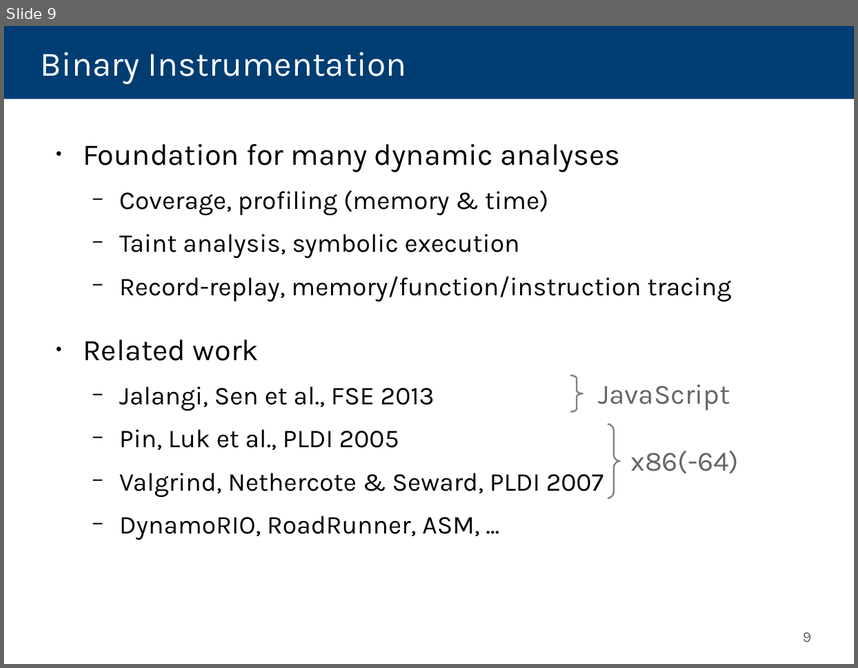
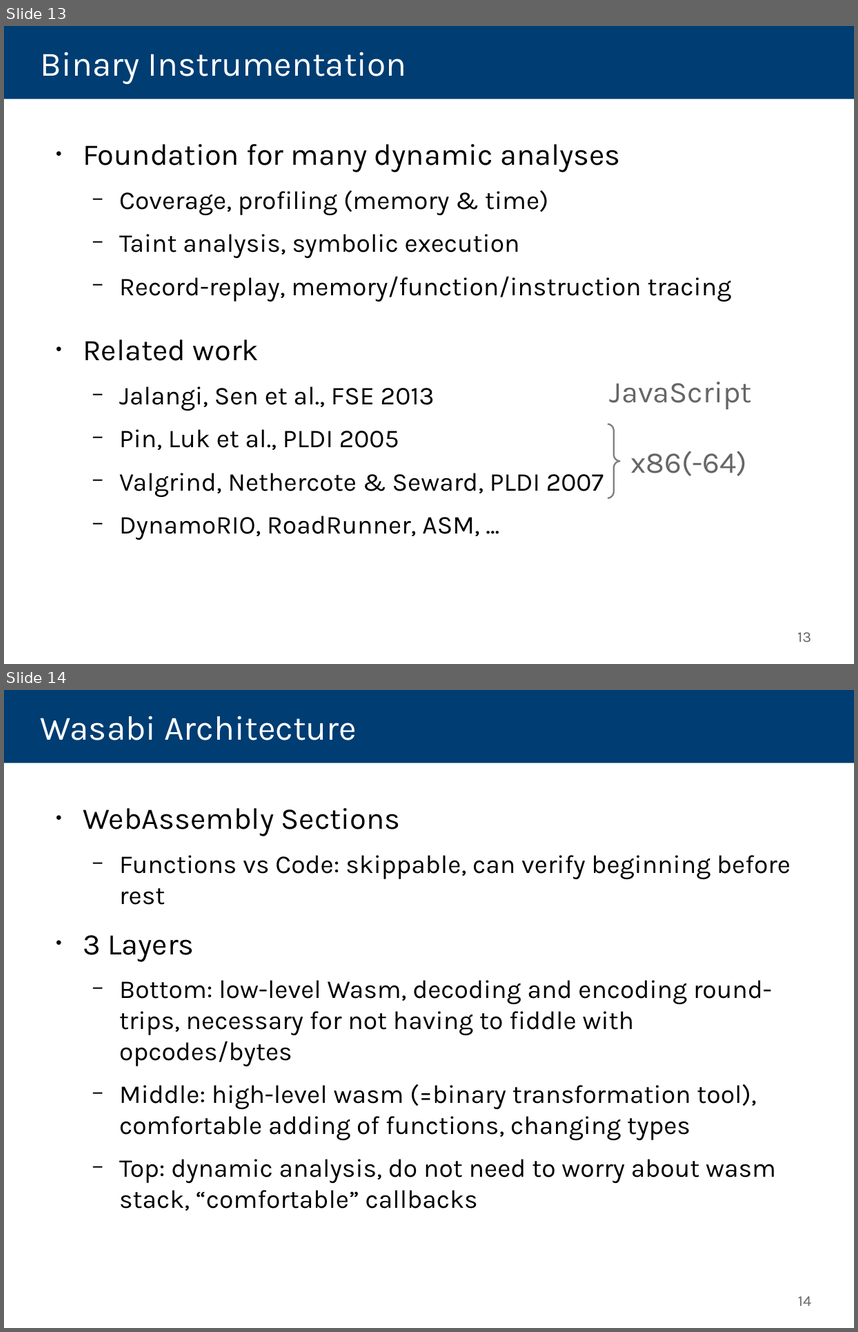
Before and after one commit to danleh/wasabi, a slide deck: 2018-04-11 Presentation/own-work.odp. Shown one above the other, each under a label of ours: slide 9 before the commit, slides 13 and 14 after it. The pictures are 858x668 and 858x1332 pixels, drawn with LibreOffice and Linux fonts; fonts in the diff are those of the drawing. Boxes give left, top, right and bottom in pixels: in the first picture for what was removed or moved away, otherwise in the second. Text is boxed around its words. In the diff, an @@ line names an element or a change of style, - is before the commit and + after.

Commit message:
wasm part of presentation finished, TODO: BI and A part

```diff
--- a/2018-04-11 Presentation/own-work.odp
+++ b/2018-04-11 Presentation/own-work.odp
@@ slide 14 added at [4,690,854,1328], background #FFFFFF @@
@@ title added at [4,690,854,762], fill #003D73, 32 pt, text #FFFFFF @@
+Wasabi Architecture
@@ text added at [83,808,791,1210], 24 pt, text #000000 @@
+● WebAssembly Sections
+  − Functions vs Code: skippable, can verify beginning before rest
+● 3 Layers
+  − Bottom: low-level Wasm, decoding and encoding round-trips, necessary for not having to fiddle with opcodes/bytes
+  − Middle: high-level wasm (=binary transformation tool), comfortable adding of functions, changing types
+  − Top: dynamic analysis, do not need to worry about wasm stack, “comfortable” callbacks
@@ page number added at [798,1296,811,1305], 14 pt, text #666666 @@
+14
@@ what was slide 9 is now slide 13 @@
@@ slide 13 changed as well @@
@@ freeform shape removed at [571,375,584,412] @@
@@ text "JavaScript" at [610,381,752,409]: size 26 to 28 pt @@
@@ text "JavaScript": place and size @@
-text "JavaScript" at [598,384,731,410]
+text "JavaScript" at [610,381,752,409]
@@ text "x86(-64)" at [631,450,747,476]: size 26 to 28 pt @@
@@ page number at [797,632,811,641]: text changed @@
-9
+13
```
Also in this commit, not shown: 3 other slides changed, 13 other slides added, 4 slides removed, 2 other files.
